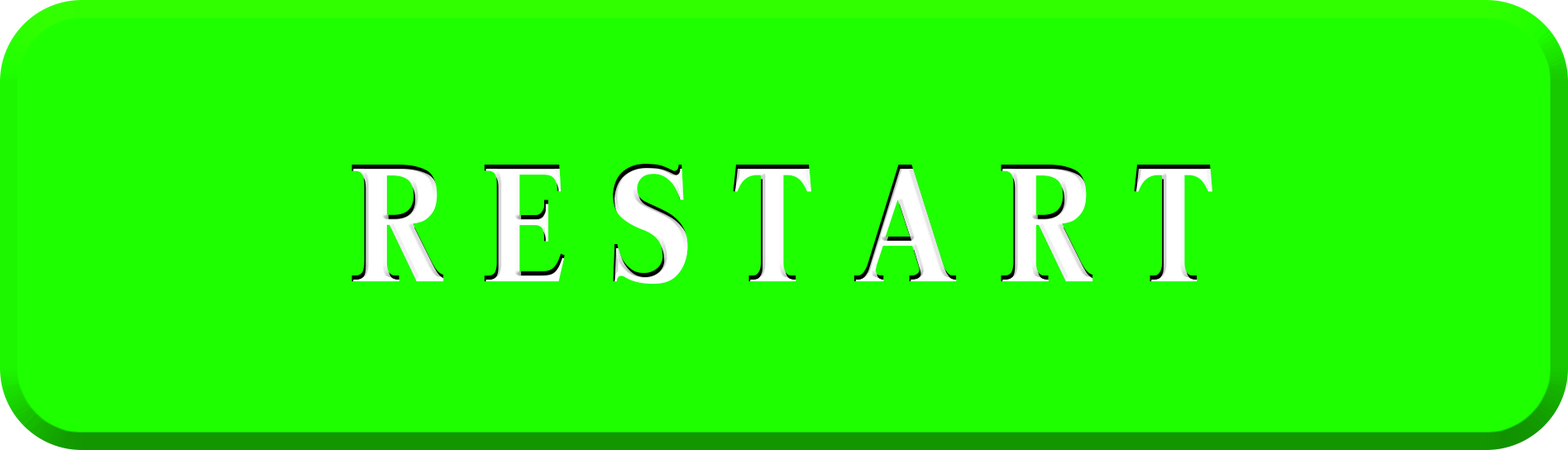
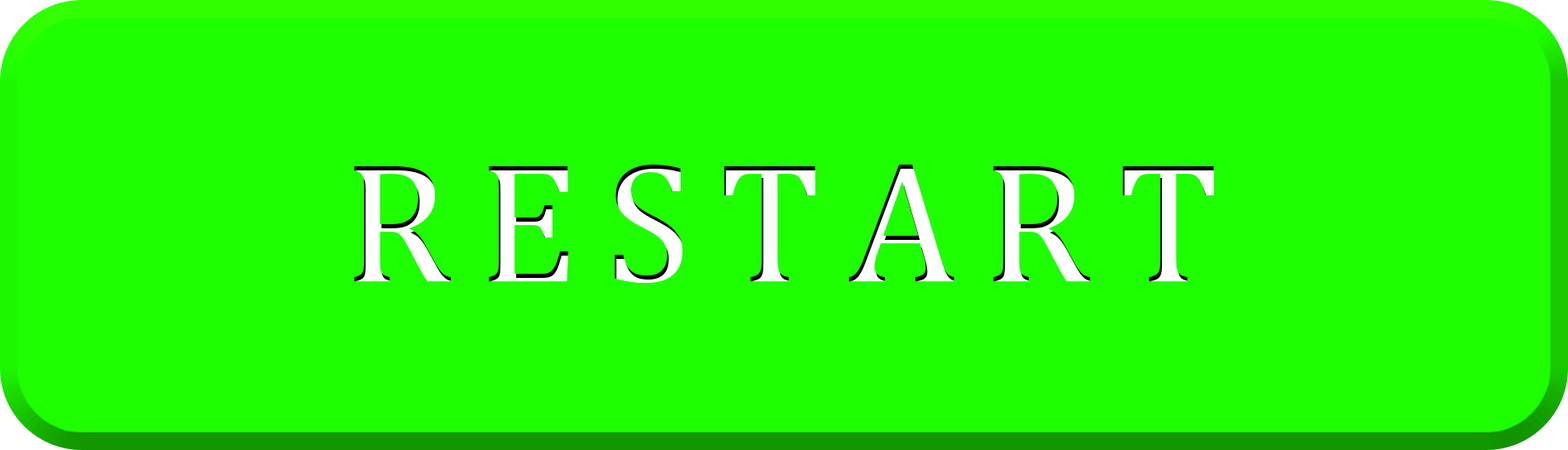
The second 1568×450 image is a revision of the first. Changes to its layers:
painted on "RESTART" over [351, 163, 1215, 284]
